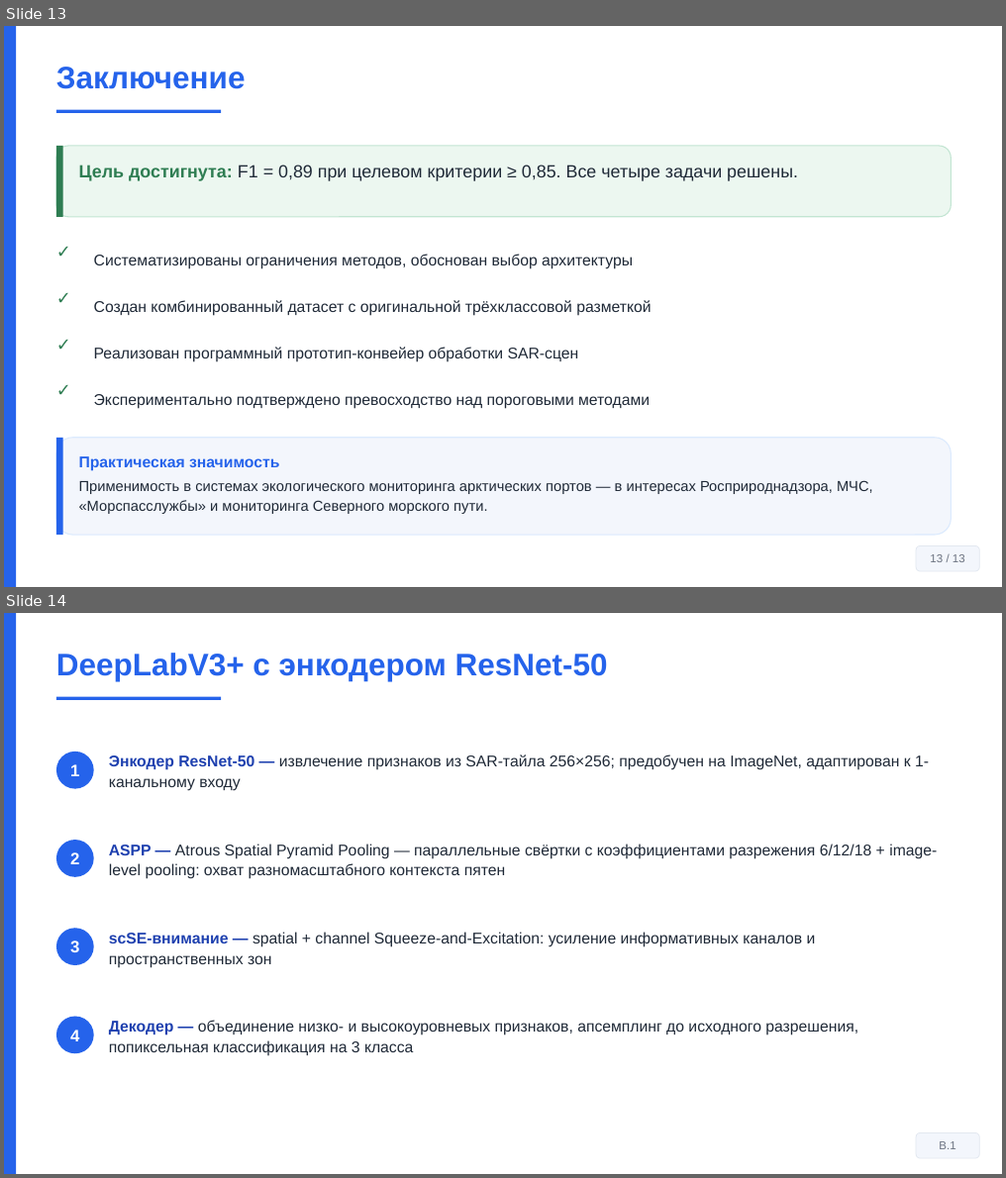
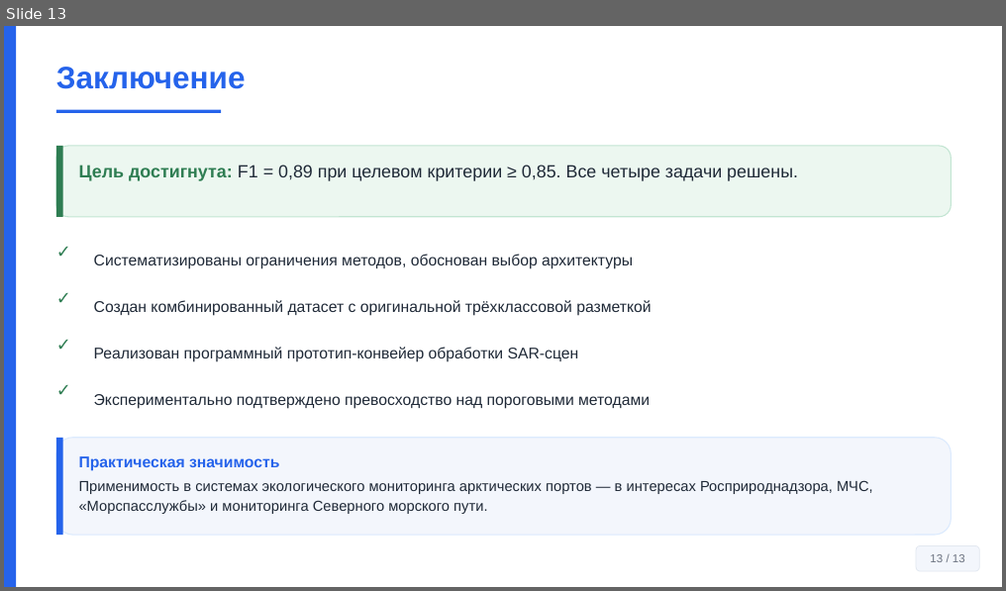
Before and after one commit to Confucius-hub/spbu_db_hw, a slide deck: thesis/vkr_final/Презентация_Финал_Байханов_2026.pptx. Shown one above the other, each under a label of ours: slides 13 and 14 before the commit, slide 13 after it. The pictures are 1006x1178 and 1006x591 pixels, drawn with LibreOffice and Linux fonts; fonts in the diff are those of the drawing. Boxes give left, top, right and bottom in pixels: in the first picture for what was removed or moved away, otherwise in the second. Text is boxed around its words. In the diff, an @@ line names an element or a change of style, - is before the commit and + after.

```diff
--- a/thesis/vkr_final/Презентация_Финал_Байханов_2026.pptx
+++ b/thesis/vkr_final/Презентация_Финал_Байханов_2026.pptx
@@ slide 14 removed at (4, 613, 1002, 1174), background #FFFFFF @@
@@ rectangle removed at (4, 613, 16, 1174) @@
@@ text removed at (56, 653, 608, 681) @@
-DeepLabV3+ с энкодером ResNet-50
@@ rectangle removed at (56, 697, 221, 700) @@
@@ ellipse removed at (56, 752, 94, 789) @@
-1
@@ text removed at (109, 755, 929, 791) @@
-Энкодер ResNet-50 — извлечение признаков из SAR-тайла 256×256; предобучен на ImageNet, адаптирован к 1-канальному входу
@@ ellipse removed at (56, 840, 94, 877) @@
-2
@@ text removed at (109, 844, 937, 879) @@
-ASPP — Atrous Spatial Pyramid Pooling — параллельные свёртки с коэффициентами разрежения 6/12/18 + image-level pooling: охват разномасштабного контекста пятен
@@ ellipse removed at (56, 928, 94, 965) @@
-3
@@ text removed at (109, 932, 816, 968) @@
-scSE-внимание — spatial + channel Squeeze-and-Excitation: усиление информативных каналов и пространственных зон
@@ ellipse removed at (56, 1017, 94, 1054) @@
-4
@@ text removed at (109, 1020, 858, 1057) @@
-Декодер — объединение низко- и высокоуровневых признаков, апсемплинг до исходного разрешения, попиксельная классификация на 3 класса
@@ rounded rectangle removed at (916, 1134, 979, 1158) @@
-В.1
```
Also in this commit, not shown: 1 slide changed, 3 other slides removed, 3 other files.
